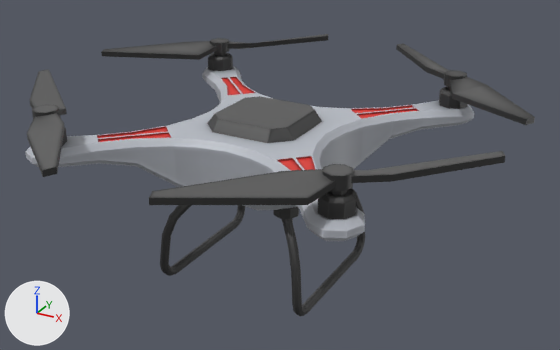
The FBX model grassdx11/GrassDX11/resources/Copter/DroneUvMapped.fbx, before and after one commit.
The view is the same before and after, from a 50 mm lens placed at (1.195, -2.071, 0.973), pointed at (0.038, 0.032, -0.078). Every picture has the same lights, and +X, +Y and +Z are marked at lower left. Where no turn or scale is listed for an object, it has been applied to the vertices.

The older version as bpy lines, for what is in view:
```python
me_cube_007 = bpy.data.meshes.new('Cube.007')
me_cube_007.from_pydata(...)  # 954 vertices, 904 faces; spans x -0.557..0.557, y -0.555..0.555, z -0.426..0.189
me_cube_007.materials.append(mat_lowpolydrone)  # picture img_texture_png
me_cube_010 = bpy.data.meshes.new('Cube.010')
me_cube_010.from_pydata(...)  # 38 vertices, 34 faces; spans x -0.331..0.331, y -0.338..0.338, z -0.034..0.021
me_cube_010.materials.append(mat_lowpolydrone)  # picture img_texture_png
me_cube_011 = bpy.data.meshes.new('Cube.011')
me_cube_011.from_pydata(...)  # 38 vertices, 34 faces; spans x -0.331..0.331, y -0.338..0.338, z -0.034..0.021
me_cube_011.materials.append(mat_lowpolydrone)  # picture img_texture_png
me_cube_012 = bpy.data.meshes.new('Cube.012')
me_cube_012.from_pydata(...)  # 38 vertices, 34 faces; spans x -0.331..0.331, y -0.338..0.338, z -0.034..0.021
me_cube_012.materials.append(mat_lowpolydrone)  # picture img_texture_png
me_cube_013 = bpy.data.meshes.new('Cube.013')
me_cube_013.from_pydata(...)  # 38 vertices, 34 faces; spans x -0.331..0.331, y -0.338..0.338, z -0.034..0.021
me_cube_013.materials.append(mat_lowpolydrone)  # picture img_texture_png
ob_mainbody = bpy.data.objects.new('MainBody', me_cube_007)
ob_mainbody.location = (0.0, 0.0, 0.0)
ob_wing1 = bpy.data.objects.new('Wing1', me_cube_010)
ob_wing1.location = (0.48, 0.477, 0.203)
ob_wing2 = bpy.data.objects.new('Wing2', me_cube_011)
ob_wing2.location = (-0.48, 0.477, 0.203)
ob_wing3 = bpy.data.objects.new('Wing3', me_cube_012)
ob_wing3.location = (-0.48, -0.477, 0.203)
ob_wing4 = bpy.data.objects.new('Wing4', me_cube_013)
ob_wing4.location = (0.48, -0.477, 0.203)
```
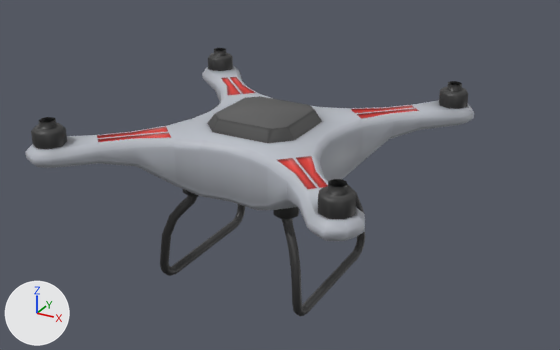
Where the change shows, as pixel boxes (x1, y1, x2, y2) in the pictures (560 x 350 px):
'Wing4', deleted
    before: (149, 151, 505, 205)
'Wing3', deleted
    before: (27, 69, 67, 177)
'Wing1', deleted
    before: (396, 43, 535, 125)
'Wing2', deleted
    before: (101, 34, 328, 60)

Edits to the bpy script that builds the scene:
```text
Remove ob_wing3:
    ob_wing3 = bpy.data.objects.new('Wing3', me_cube_012)
    ob_wing3.location = (-0.48, -0.477, 0.203)
Remove ob_wing1:
    ob_wing1 = bpy.data.objects.new('Wing1', me_cube_010)
    ob_wing1.location = (0.48, 0.477, 0.203)
Remove ob_wing2:
    ob_wing2 = bpy.data.objects.new('Wing2', me_cube_011)
    ob_wing2.location = (-0.48, 0.477, 0.203)
Remove ob_wing4:
    ob_wing4 = bpy.data.objects.new('Wing4', me_cube_013)
    ob_wing4.location = (0.48, -0.477, 0.203)
```
